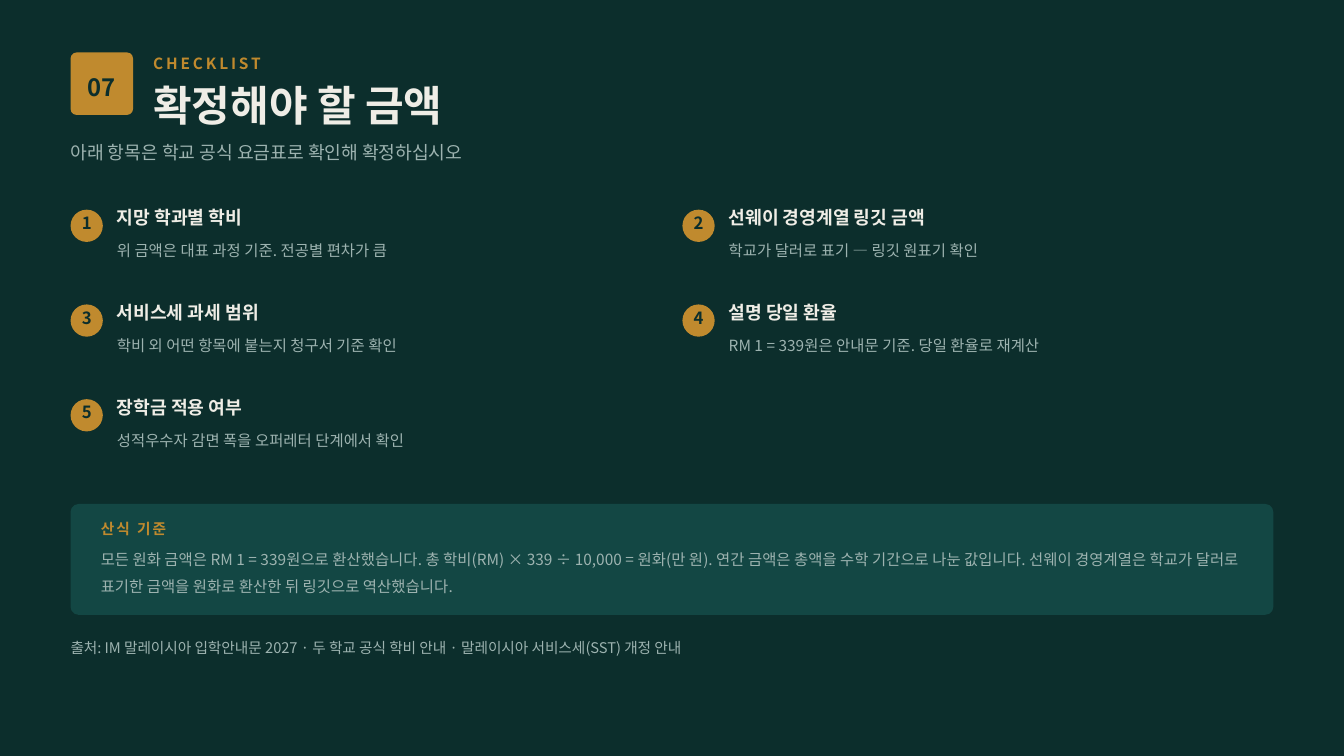
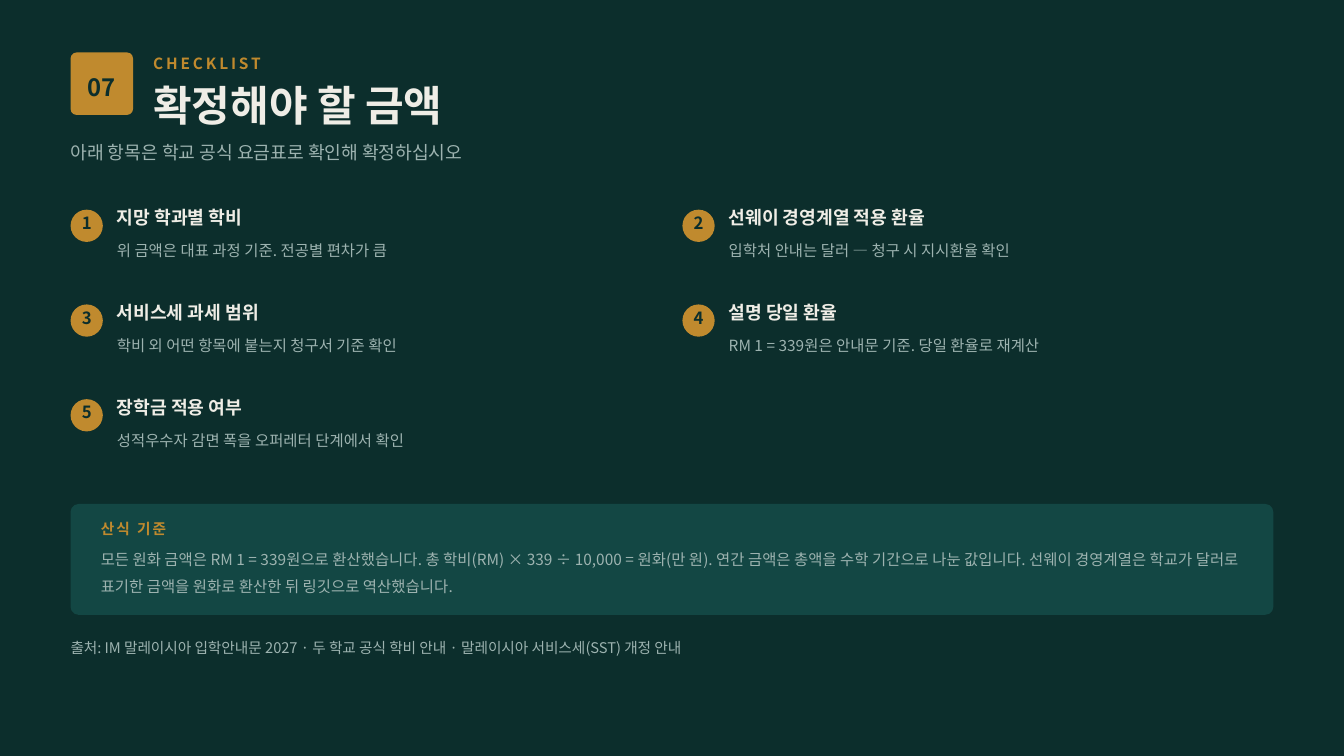
Before and after one commit to ChampionJohan/Johan, a slide deck: slide 8 of design/malaysia-study-live/말레이시아유학_학비와예산.pptx. Drawn at 1344x756 pixels with LibreOffice and Linux fonts; fonts in the diff are those of the drawing. Boxes give left, top, right and bottom in pixels: in the first picture for what was removed or moved away, otherwise in the second. Text is boxed around its words. In the diff, an @@ line names an element or a change of style, - is before the commit and + after.

```diff
--- a/design/malaysia-study-live/말레이시아유학_학비와예산.pptx
+++ b/design/malaysia-study-live/말레이시아유학_학비와예산.pptx
@@ text at [729, 208, 924, 226]: text changed @@
-선웨이 경영계열 링깃 금액
+선웨이 경영계열 적용 환율
@@ text at [729, 243, 1009, 257]: text changed @@
-학교가 달러로 표기 — 링깃 원표기 확인
+입학처 안내는 달러 — 청구 시 지시환율 확인
```
Also in this commit, not shown: 2 other slides changed, 4 other files.
